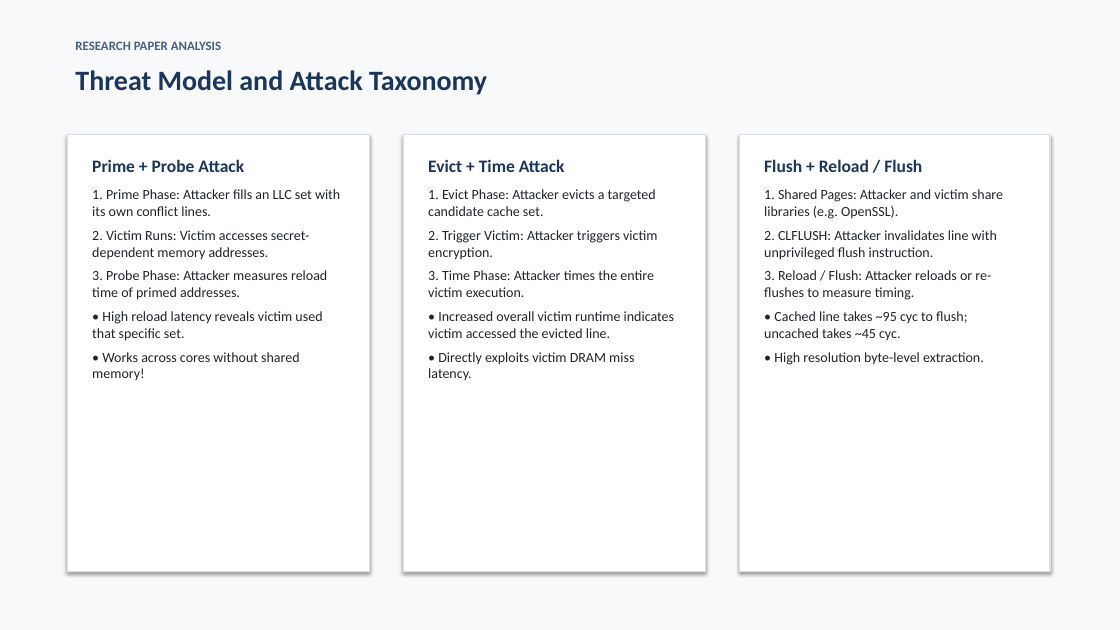
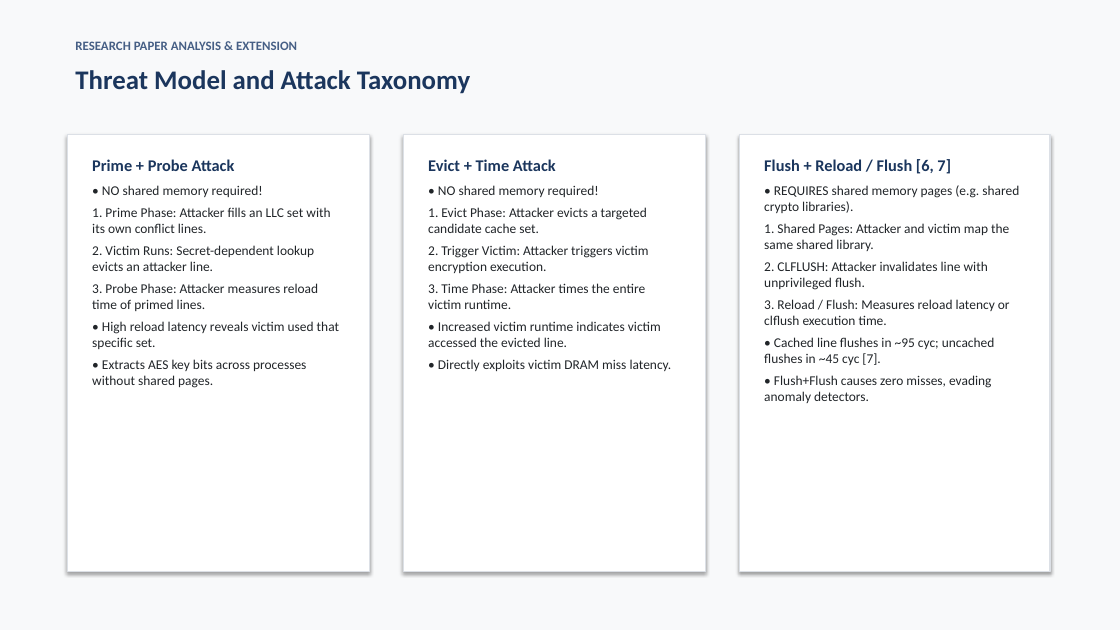
Before and after one commit to Sripadh16/IS-project, a slide deck: slide 3 of TreasureCache_Presentation.pptx. Drawn at 1120x630 pixels with LibreOffice and Linux fonts; fonts in the diff are those of the drawing. Boxes give left, top, right and bottom in pixels: in the first picture for what was removed or moved away, otherwise in the second. Text is boxed around its words. In the diff, an @@ line names an element or a change of style, - is before the commit and + after.

Commit message:
Refine Ada-EHB formal specification, multi-trial simulation stats, corrected buffer hit curves, and 15-slide deck

```diff
--- a/TreasureCache_Presentation.pptx
+++ b/TreasureCache_Presentation.pptx
@@ text "Threat Model and Attack Taxonomy" at <box>75,70,470,94</box>: size 24 to 23 pt @@
@@ text at <box>75,41,297,50</box>: text changed @@
-RESEARCH PAPER ANALYSIS
+RESEARCH PAPER ANALYSIS & EXTENSION
@@ text at <box>92,159,339,349</box>: size 15 to 14 pt in "Prime + Probe Attack"; size 12 to 11.5 pt in "1. Prime Phase: Attacker fills an LLC ...", "• High reload latency reveals victim used ..."; less space between paragraphs @@
@@ text at <box>428,159,672,371</box>: size 15 to 14 pt in "Evict + Time Attack"; size 12 to 11.5 pt in "1. Evict Phase: Attacker evicts a targeted ...", "• Directly exploits victim DRAM miss latency."; less space between paragraphs @@
@@ text at <box>764,159,1019,403</box>: text changed; size 12 to 11.5 pt @@
-Flush + Reload / Flush
-1. Shared Pages: Attacker and victim share libraries (e.g. OpenSSL).
-2. CLFLUSH: Attacker invalidates line with unprivileged flush instruction.
-3. Reload / Flush: Attacker reloads or re-flushes to measure timing.
-• Cached line takes ~95 cyc to flush; uncached takes ~45 cyc.
-• High resolution byte-level extraction.
+Flush + Reload / Flush [6, 7]
+• REQUIRES shared memory pages (e.g. shared crypto libraries).
+1. Shared Pages: Attacker and victim map the same shared library.
+2. CLFLUSH: Attacker invalidates line with unprivileged flush.
+3. Reload / Flush: Measures reload latency or clflush execution time.
+• Cached line flushes in ~95 cyc; uncached flushes in ~45 cyc [7].
+• Flush+Flush causes zero misses, evading anomaly detectors.
@@ text at <box>102,185,263,197</box>: paragraph added @@
+• NO shared memory required!
@@ text at <box>438,185,599,197</box>: paragraph added @@
+• NO shared memory required!
@@ text at <box>92,245,318,311</box>: text changed; size 12 to 11.5 pt @@
-2. Victim Runs: Victim accesses secret-dependent memory addresses.
-3. Probe Phase: Attacker measures reload time of primed addresses.
+2. Victim Runs: Secret-dependent lookup evicts an attacker line.
+3. Probe Phase: Attacker measures reload time of primed lines.
@@ text at <box>428,245,661,347</box>: text changed; size 12 to 11.5 pt @@
-2. Trigger Victim: Attacker triggers victim encryption.
-3. Time Phase: Attacker times the entire victim execution.
-• Increased overall victim runtime indicates victim accessed the evicted line.
+2. Trigger Victim: Attacker triggers victim encryption execution.
+3. Time Phase: Attacker times the entire victim runtime.
+• Increased victim runtime indicates victim accessed the evicted line.
@@ text at <box>92,359,306,388</box>: text changed; size 12 to 11.5 pt @@
-• Works across cores without shared memory!
+• Extracts AES key bits across processes without shared pages.
```
Also in this commit, not shown: 12 other slides changed, 2 slides added, 1 slide removed, 16 other files.
